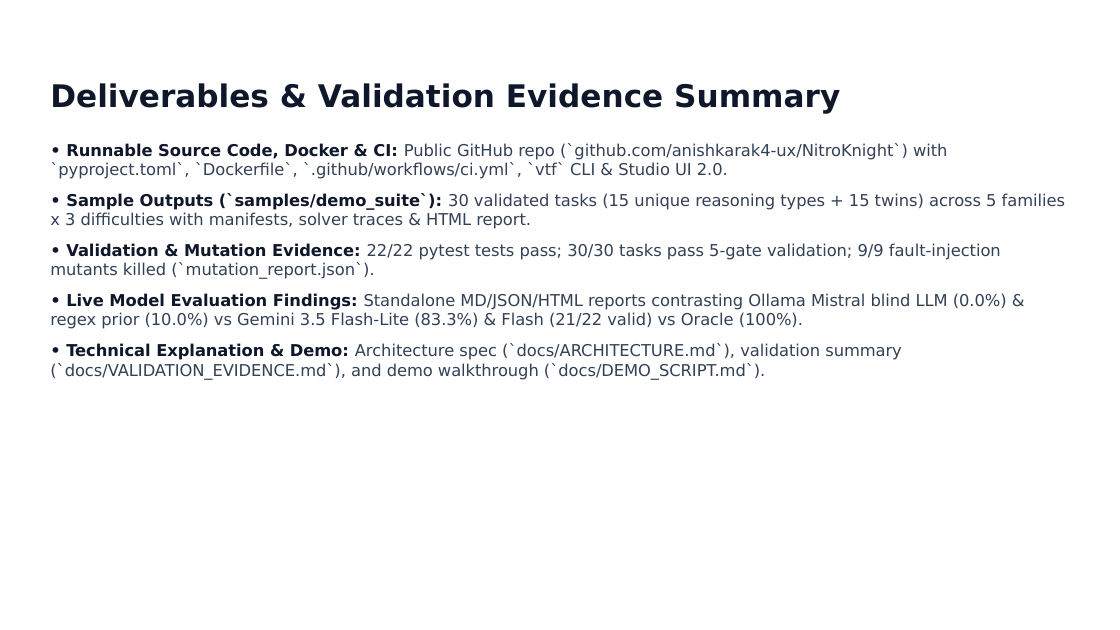
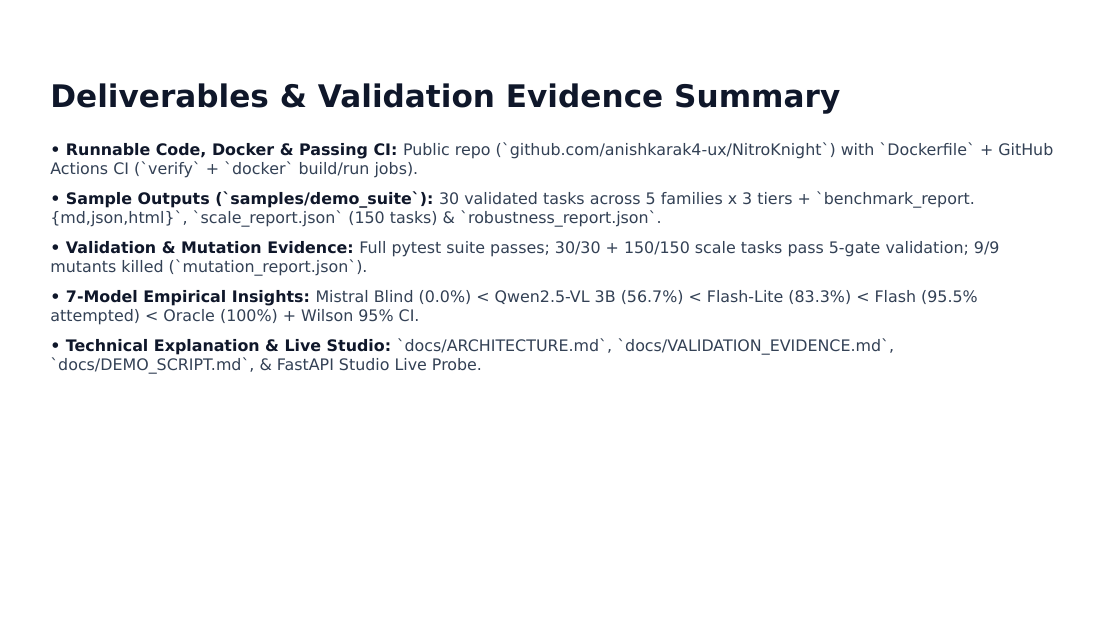
Before and after one commit to anishkarak4-ux/NitroKnight, a slide deck: slide 10 of docs/NitroKnight_Visual_Task_Factory_Submission.pptx. Drawn at 1120x630 pixels with LibreOffice and Linux fonts; fonts in the diff are those of the drawing; background and template pictures are left out. Boxes give left, top, right and bottom in pixels: in the first picture for what was removed or moved away, otherwise in the second. Text is boxed around its words. In the diff, an @@ line names an element or a change of style, - is before the commit and + after.

```diff
--- a/docs/NitroKnight_Visual_Task_Factory_Submission.pptx
+++ b/docs/NitroKnight_Visual_Task_Factory_Submission.pptx
@@ text at (50, 142, 1053, 374): text changed; size 10.5 to 10.2 pt @@
-• Runnable Source Code, Docker & CI: Public GitHub repo (`github.com/anishkarak4-ux/NitroKnight`) with `pyproject.toml`, `Dockerfile`, `.github/workflows/ci.yml`, `vtf` CLI & Studio UI 2.0.
-• Sample Outputs (`samples/demo_suite`): 30 validated tasks (15 unique reasoning types + 15 twins) across 5 families x 3 difficulties with manifests, solver traces & HTML report.
-• Validation & Mutation Evidence: 22/22 pytest tests pass; 30/30 tasks pass 5-gate validation; 9/9 fault-injection mutants killed (`mutation_report.json`).
-• Live Model Evaluation Findings: Standalone MD/JSON/HTML reports contrasting Ollama Mistral blind LLM (0.0%) & regex prior (10.0%) vs Gemini 3.5 Flash-Lite (83.3%) & Flash (21/22 valid) vs Oracle (100%).
-• Technical Explanation & Demo: Architecture spec (`docs/ARCHITECTURE.md`), validation summary (`docs/VALIDATION_EVIDENCE.md`), and demo walkthrough (`docs/DEMO_SCRIPT.md`).
+• Runnable Code, Docker & Passing CI: Public repo (`github.com/anishkarak4-ux/NitroKnight`) with `Dockerfile` + GitHub Actions CI (`verify` + `docker` build/run jobs).
+• Sample Outputs (`samples/demo_suite`): 30 validated tasks across 5 families x 3 tiers + `benchmark_report.{md,json,html}`, `scale_report.json` (150 tasks) & `robustness_report.json`.
+• Validation & Mutation Evidence: Full pytest suite passes; 30/30 + 150/150 scale tasks pass 5-gate validation; 9/9 mutants killed (`mutation_report.json`).
+• 7-Model Empirical Insights: Mistral Blind (0.0%) < Qwen2.5-VL 3B (56.7%) < Flash-Lite (83.3%) < Flash (95.5% attempted) < Oracle (100%) + Wilson 95% CI.
+• Technical Explanation & Live Studio: `docs/ARCHITECTURE.md`, `docs/VALIDATION_EVIDENCE.md`, `docs/DEMO_SCRIPT.md`, & FastAPI Studio Live Probe.
```
Also in this commit, not shown: 5 other slides changed, 1 slide added, 1 slide removed, 30 other files.
